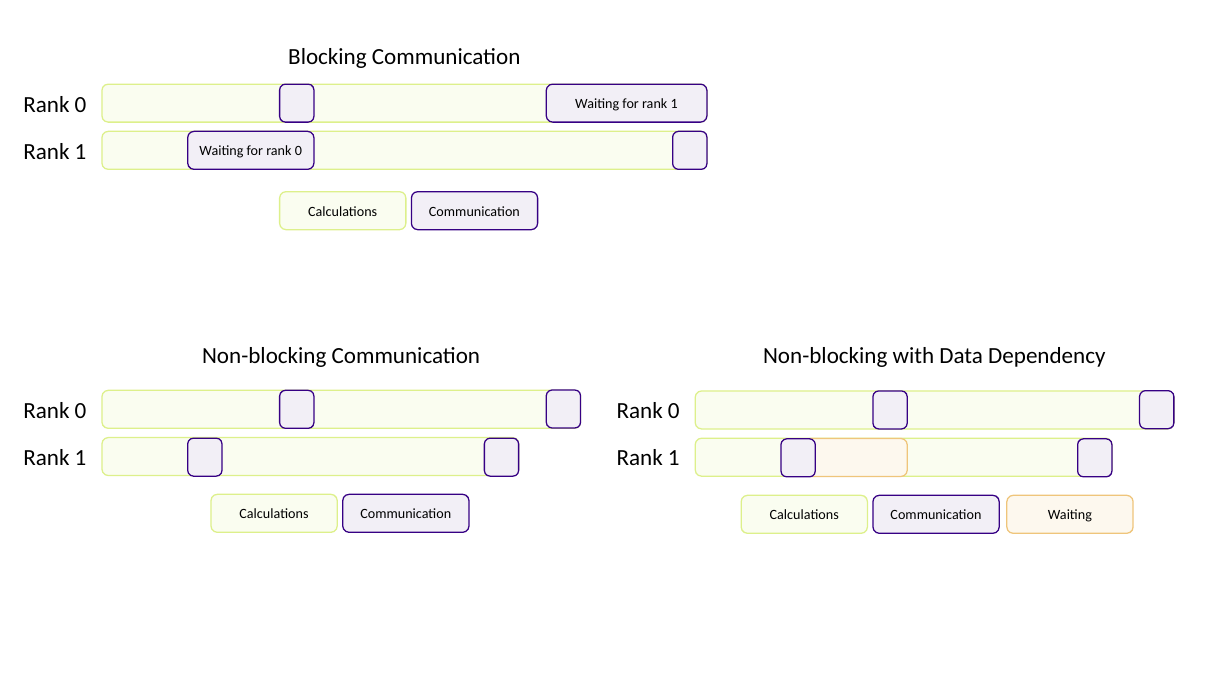
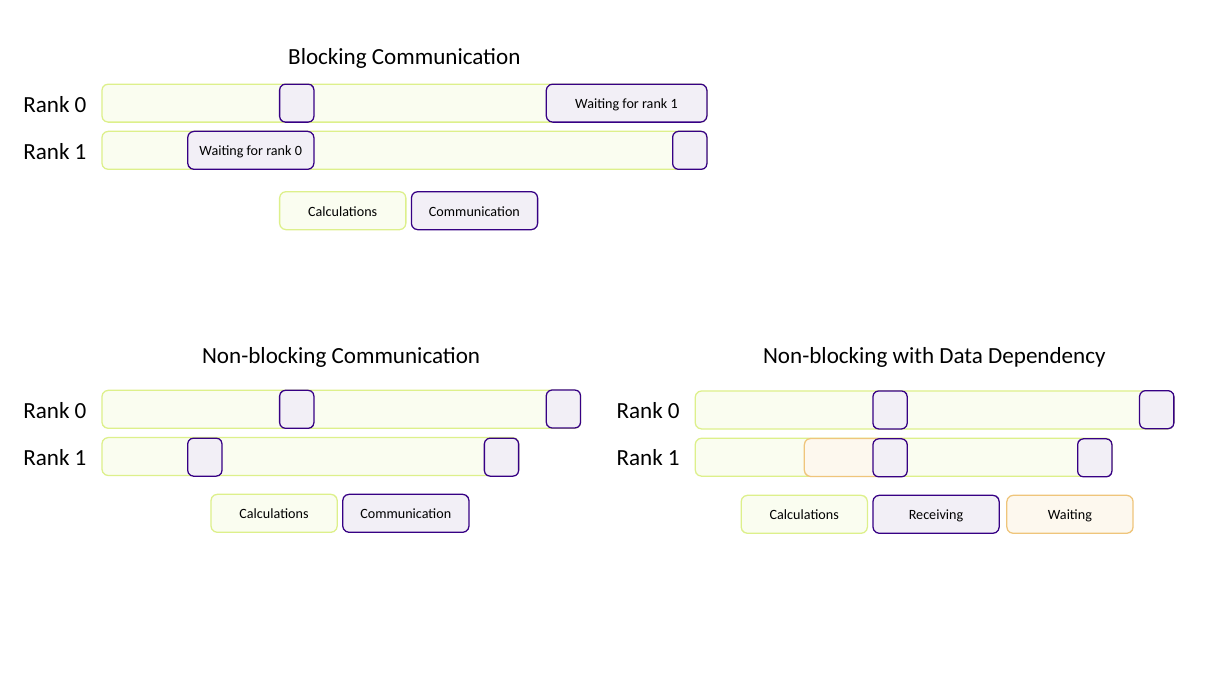
Before and after one commit to Southampton-RSG-Training/dirac-intro-to-mpi, a slide deck: slide 1 of files/communication_diagram.pptx. Drawn at 1232x693 pixels with LibreOffice and Linux fonts; fonts in the diff are those of the drawing. Boxes give left, top, right and bottom in pixels: in the first picture for what was removed or moved away, otherwise in the second. Text is boxed around its words. In the diff, an @@ line names an element or a change of style, - is before the commit and + after.

```diff
--- a/files/communication_diagram.pptx
+++ b/files/communication_diagram.pptx
@@ rounded rectangle: place and size @@
-rounded rectangle at <box>781,439,815,477</box>
+rounded rectangle at <box>873,439,908,477</box>
@@ text in rounded rectangle at <box>909,509,963,522</box>: text changed @@
-Communication
+Receiving
```
Also in this commit, not shown: 4 other files.
